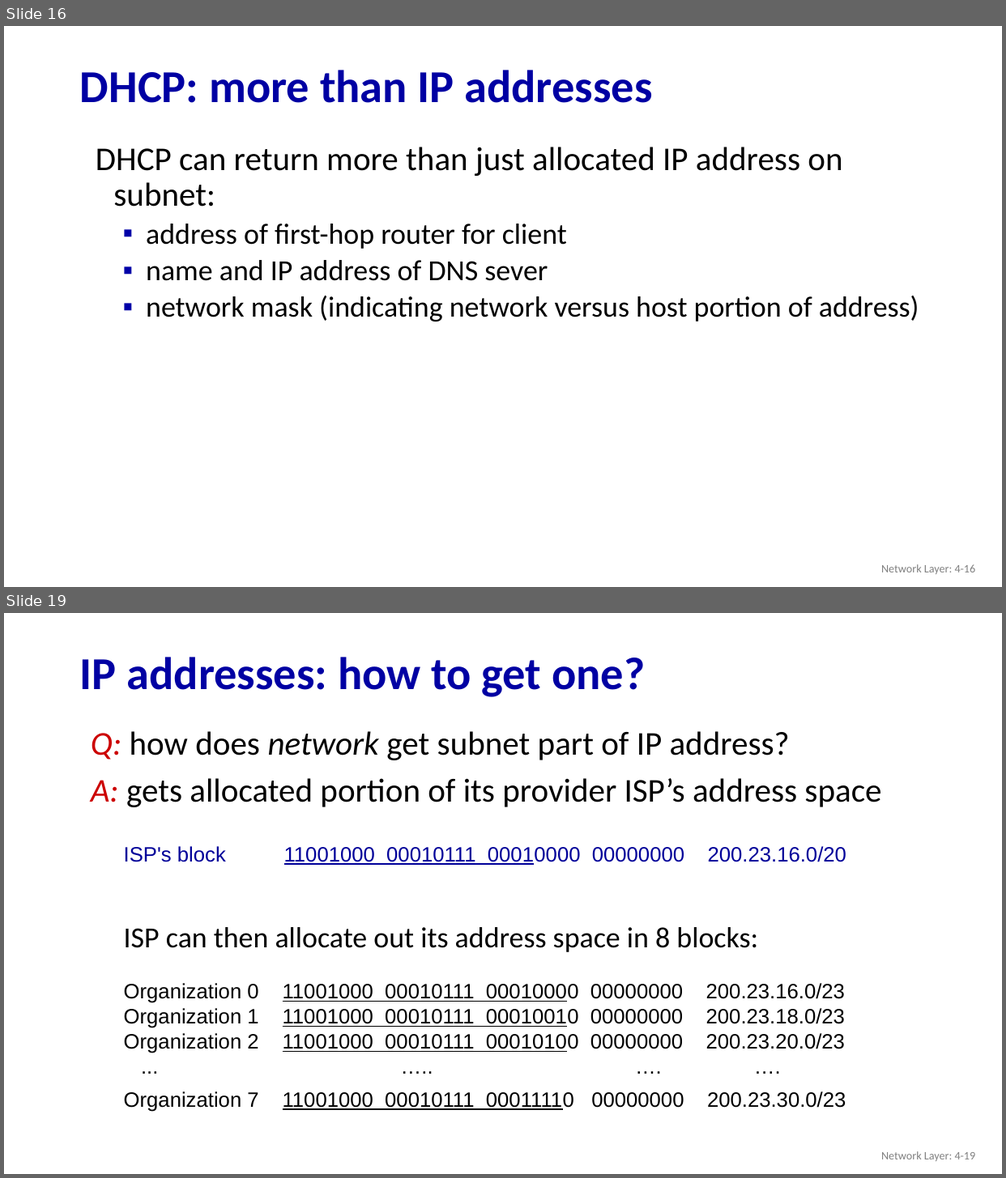
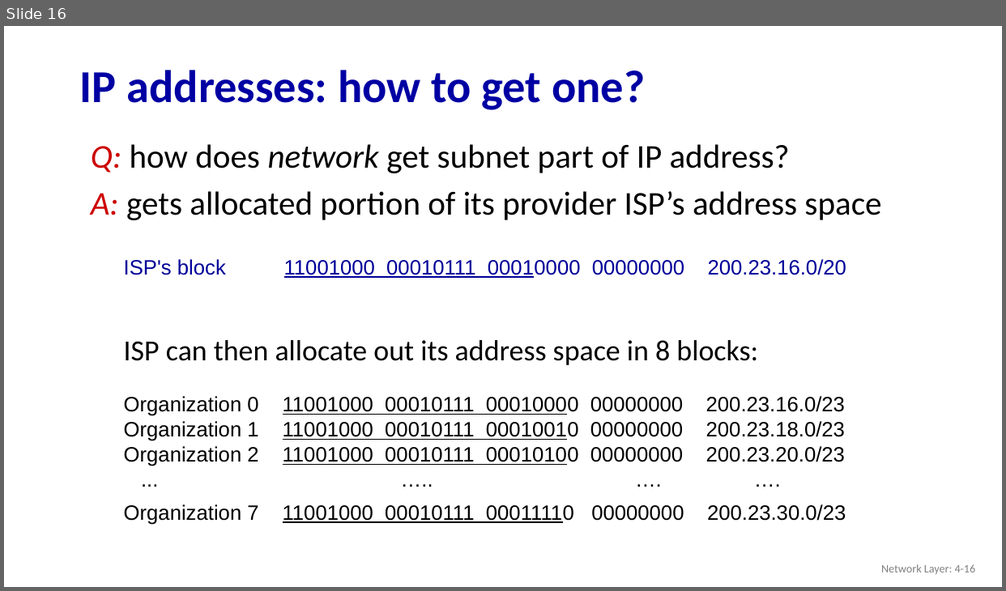
Before and after one commit to guhofstra/CSC175, a slide deck: PPTs/4.3 The Internet Protocol.pptx. Shown one above the other, each under a label of ours: slides 16 and 19 before the commit, slide 16 after it; the slides between them are not shown. The pictures are 1006x1178 and 1006x591 pixels, drawn with LibreOffice and Linux fonts; fonts in the diff are those of the drawing. Boxes give left, top, right and bottom in pixels: in the first picture for what was removed or moved away, otherwise in the second. Text is boxed around its words. In the diff, an @@ line names an element or a change of style, - is before the commit and + after.

```diff
--- a/PPTs/4.3 The Internet Protocol.pptx
+++ b/PPTs/4.3 The Internet Protocol.pptx
@@ slide 16 removed at [4, 26, 1002, 587], background #FFFFFF @@
@@ title removed at [80, 70, 653, 103] @@
-DHCP: more than IP addresses
@@ text removed at [96, 147, 919, 322] @@
-DHCP can return more than just allocated IP address on subnet:
-  ▪ address of first-hop router for client
-  ▪ name and IP address of DNS sever
-  ▪ network mask (indicating network versus host portion of address)
@@ text removed at [881, 565, 976, 574] @@
-Network Layer: 4-16
@@ what was slide 19 is now slide 16 @@
@@ text at [881, 565, 976, 574]: text changed @@
-Network Layer: 4-19
+Network Layer: 4-16
```
Also in this commit, not shown: 2 other slides removed, 3 other files.
